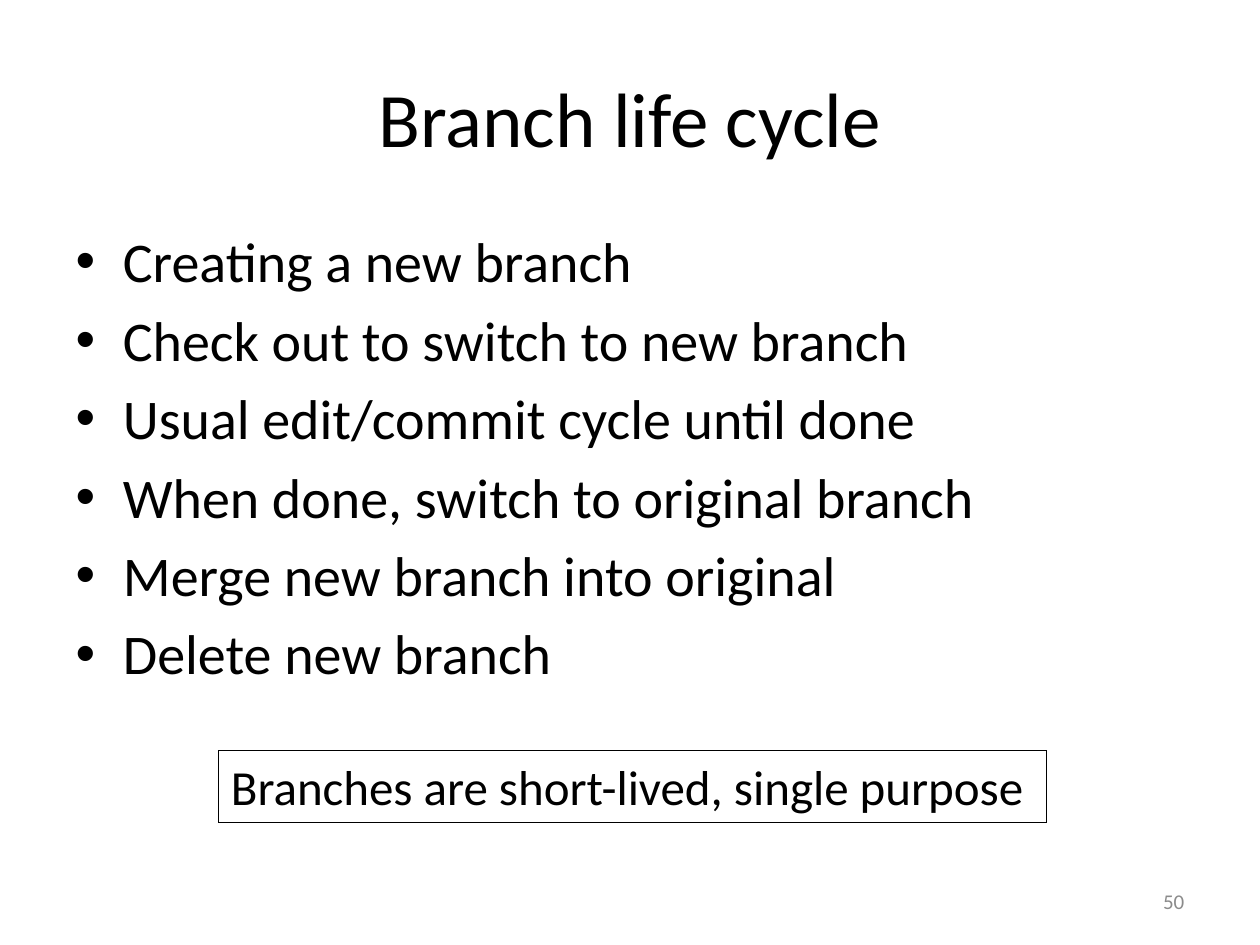
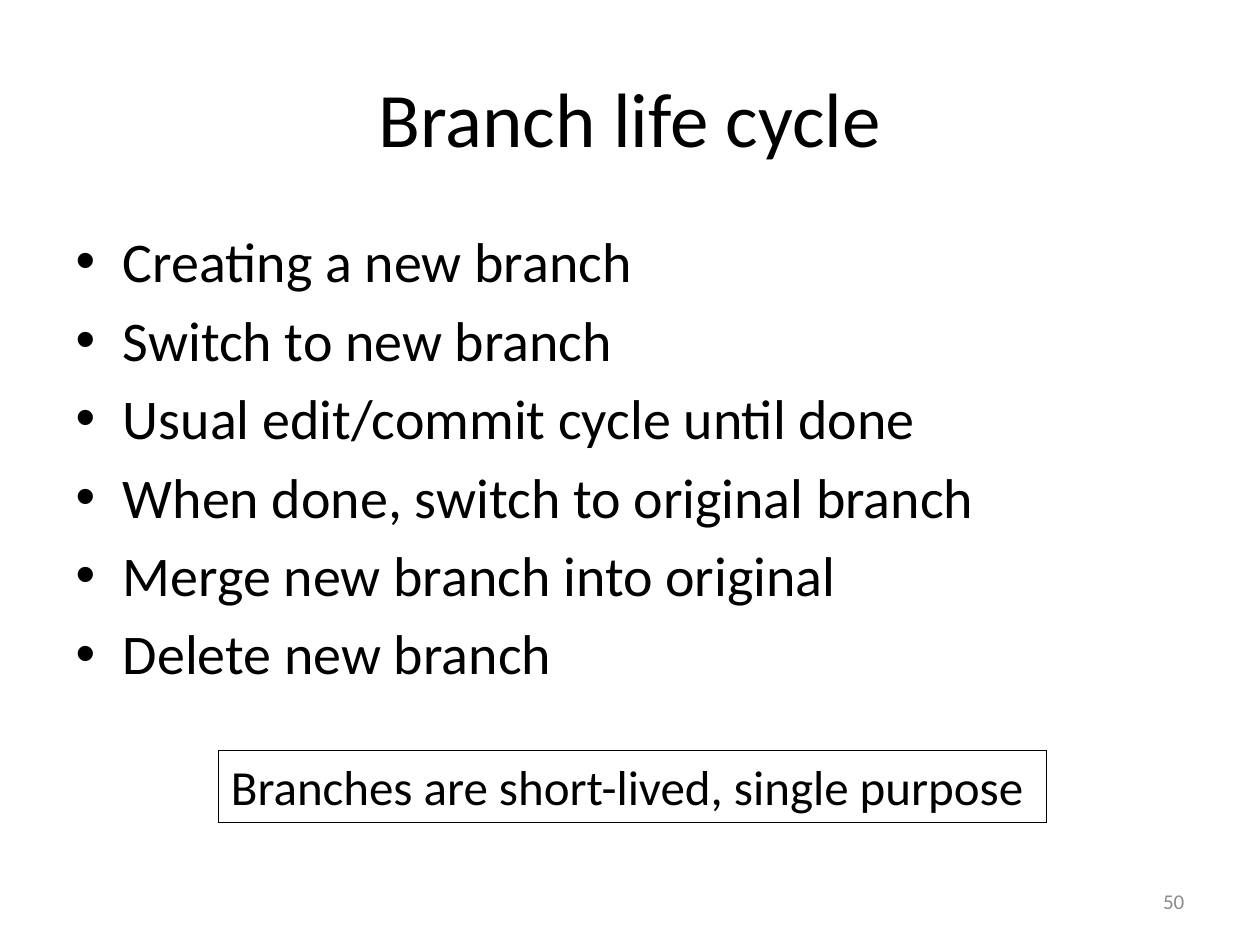
Before and after one commit to gjbex/Version-control-with-git, a slide deck: slide 50 of version_control_git.pptx. Drawn at 1260x945 pixels with LibreOffice and Linux fonts; fonts in the diff are those of the drawing. Boxes give left, top, right and bottom in pixels: in the first picture for what was removed or moved away, otherwise in the second. Text is boxed around its words. In the diff, an @@ line names an element or a change of style, - is before the commit and + after.

Commit message:
Replace checkoutby switch in text

```diff
--- a/version_control_git.pptx
+++ b/version_control_git.pptx
@@ text at <box>123,322,612,362</box>: text changed @@
-• Check out to switch to new branch
+• Switch to new branch
```
